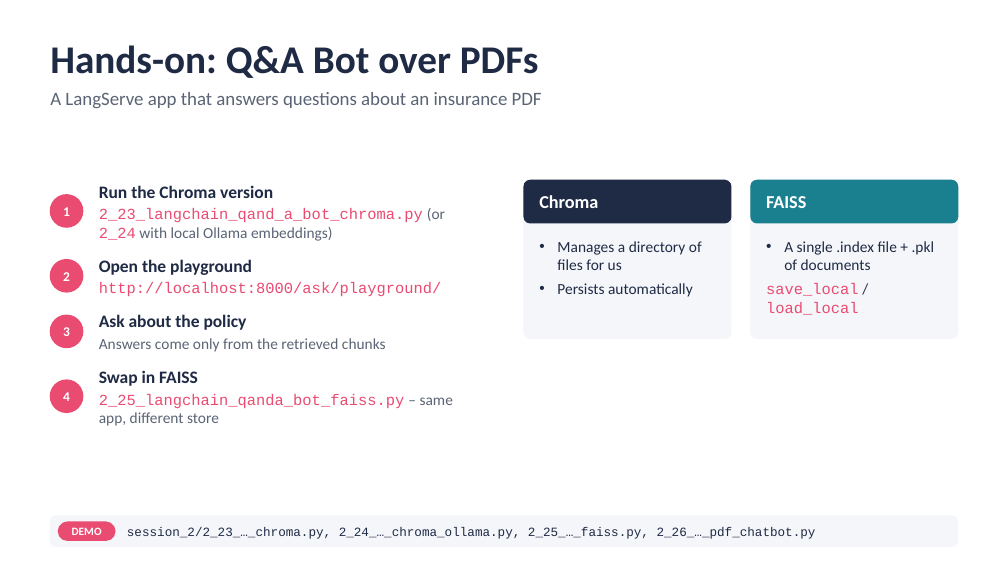
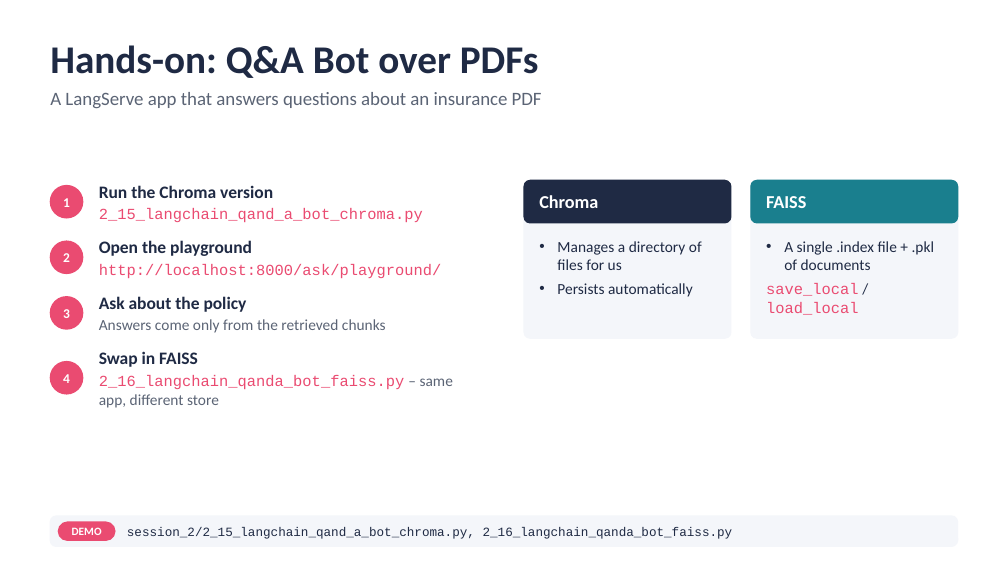
Before and after one commit to atulkahatecdac/agenticai, a slide deck: slide 47 of 16_PGP-Agentic/PGP_Agentic_AI.pptx (slide 52 before the commit). Drawn at 1008x567 pixels with LibreOffice and Linux fonts; fonts in the diff are those of the drawing. Boxes give left, top, right and bottom in pixels: in the first picture for what was removed or moved away, otherwise in the second. Text is boxed around its words. In the diff, an @@ line names an element or a change of style, - is before the commit and + after.

```diff
--- a/16_PGP-Agentic/PGP_Agentic_AI.pptx
+++ b/16_PGP-Agentic/PGP_Agentic_AI.pptx
@@ text "1": place and size @@
-text "1" at box(63, 207, 70, 216)
+text "1" at box(63, 198, 70, 207)
@@ ellipse: place and size @@
-ellipse at box(50, 195, 83, 227)
+ellipse at box(50, 185, 83, 218)
@@ text at box(99, 208, 423, 222): text changed @@
-2_23_langchain_qand_a_bot_chroma.py (or 2_24 with local Ollama embeddings)
+2_15_langchain_qand_a_bot_chroma.py
@@ 6 texts, 3 ellipses: place and size @@
-6 texts, 3 ellipses at box(50, 259, 453, 426)
+6 texts, 3 ellipses at box(50, 240, 453, 408)
@@ text at box(99, 375, 453, 408): text changed @@
-2_25_langchain_qanda_bot_faiss.py – same app, different store
+2_16_langchain_qanda_bot_faiss.py – same app, different store
@@ text at box(127, 527, 733, 539): text changed @@
-session_2/2_23_…_chroma.py, 2_24_…_chroma_ollama.py, 2_25_…_faiss.py, 2_26_…_pdf_chatbot.py
+session_2/2_15_langchain_qand_a_bot_chroma.py, 2_16_langchain_qanda_bot_faiss.py
```
Also in this commit, not shown: 15 other slides changed, 2 slides added, 7 slides removed, 27 other files.
